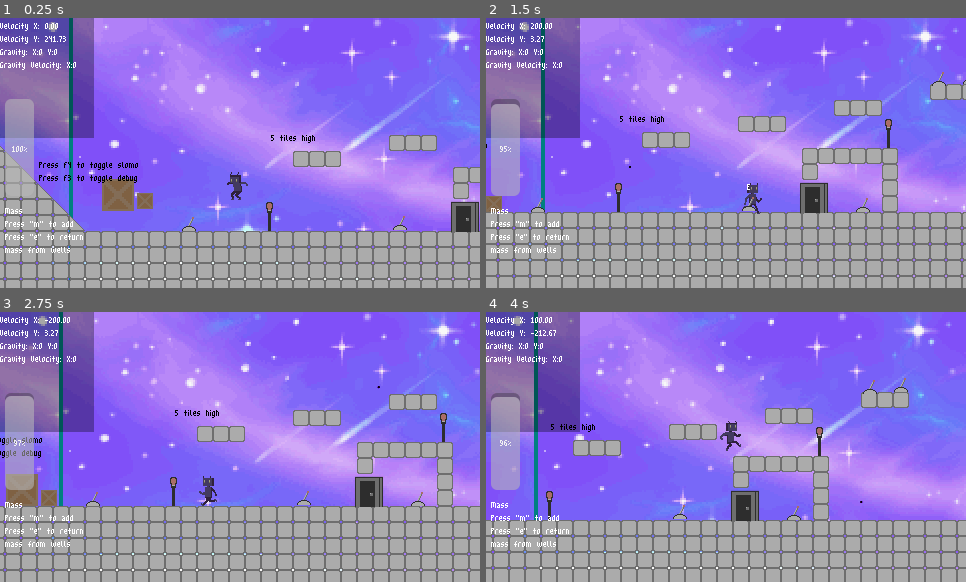
Above: before the commit, frames 1-4 (two rows, left to right).
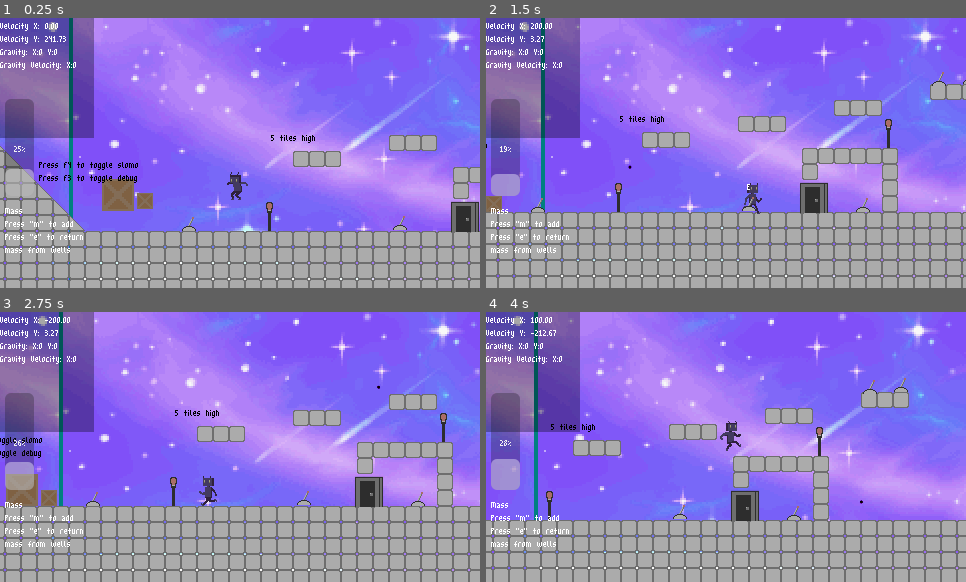
Above: after the commit, the same moments.

Repository: Moogen/Game-Off-2023
Game: Godot game, scene res://Scenes/Main_Scene.tscn
Same seed, same stepped clock (60 frames per second), same inputs: the game is played once before the commit and once after it.
Inputs (mouse positions are in pixels of both pictures, inside the frame that each line leads up to):
- Up to frame 1 (0.25 s): no input
- Up to frame 2 (1.5 s): tap M (ui_add_mass) at 0.5, 0.8, 1.25, 1.35 s; move the mouse to (534, 77) at 0.52 s; hold Right (ui_right) from 0.53 s (still down); tap R (delete_wells) at 0.6 s; click (534, 77) at 0.67 s; tap Enter (ui_accept) at 0.77 s; move the mouse to (630, 166) at 1.27 s; click (630, 166) at 1.42 s
- Up to frame 3 (2.75 s): tap Enter (ui_accept) at 1.52 s; tap R (delete_wells) at 1.55, 2.1 s; tap M (ui_add_mass) at 2, 2.3 s; move the mouse to (288, 387) at 2.02 s; release Right (ui_right) at 2.03 s; hold Left (ui_left) from 2.03 s (still down); click (288, 387) at 2.17 s
- Up to frame 4 (4 s): tap M (ui_add_mass) at 2.75, 3.5, 3.6 s; move the mouse to (702, 501) at 2.77 s; release Left (ui_left) at 2.78 s; hold Right (ui_right) from 2.78 s (still down); tap E (interact) at 2.85 s; click (702, 501) at 2.92 s; tap Enter (ui_accept) at 3.02, 3.77 s; tap R (delete_wells) at 3.05 s; move the mouse to (870, 487) at 3.52 s; click (870, 487) at 3.67 s

The runs differ from the first frame. In frame 1, 1.6% of the frame differs, in the area x 1-8%, y 30-58%; in frame 2, 1.6%, in the area x 1-31%, y 31-60%; in frame 3, 1.5%; in frame 4, 1.4%.

Commit message:
Fixed some bugs with spawning wells

Diff:
--- a/GodotRepo/Scripts/GravityBar.gd
+++ b/GodotRepo/Scripts/GravityBar.gd
@@ -1,7 +1,7 @@
 extends Node2D
 
 var max_mass = 100;
-var cur_mass = 100;
+var cur_mass = 25;
 
 @onready var mass_bar : ProgressBar = $MassBar;
 
@@ -22,7 +22,6 @@
     pass
 
 func modify_mass(massToAdd: int):
-    print(massToAdd)
     if(cur_mass + massToAdd <= max_mass && cur_mass + massToAdd >= 0):
         cur_mass += massToAdd
     elif(cur_mass + massToAdd > max_mass):
--- a/GodotRepo/Scripts/GravityWell.gd
+++ b/GodotRepo/Scripts/GravityWell.gd
@@ -15,7 +15,7 @@
 const sprite_scale      : float = 0.025*4
 #const particle_disappear_coeff  : float = 0.015
 const particle_ammount_coef     : float = 100
-const particle_dying_coef       : float = 50
+const particle_dying_coef       : float = 1
 const particle_center_size      : float = 83/2
 const mass_particle_gravity     : float = 250 #controls the force at which the mass particles are attracted to the player
 const well_dying_timer : float = 1000 #lose 1 tick of mass on the well per second
@@ -24,18 +24,22 @@
 
 var click_time = 0
 var mass_cost = 0
-
+var return_dying_mass = false
 var mass_return_anim_time = 10
 var timer
 var well_active
 @onready var template_particle_emitter : GPUParticles2D = $MassParticles
+
 var particle_emitter : GPUParticles2D
 var gravity_bar
+var mass_returned
 # Called when the node enters the scene tree for the first time.
 func _ready():
     print("Supermassive black hole")
     gravity_bar=get_node("../../CanvasLayer/GravityBar")
+    add_to_group("Gravity Well Group")
     well_active = true
+    mass_returned = false
     timer = Time.get_ticks_msec()
     set_size(0,0)
     particle_emitter = template_particle_emitter.duplicate(true)
@@ -43,6 +47,8 @@
     #grav_area.connect("body_entered", self._on_body_entered)
     grav_area.connect("body_exited", self._on_body_exited)
     particle_emitter.process_material.set_shader_parameter("attractor_str", mass_particle_gravity)
+    if(return_dying_mass):
+        lose_mass(well_dying_val)
     pass # Replace with function body.
 
 # Called every frame. 'delta' is the elapsed time since the previous frame.
@@ -54,11 +60,13 @@
         timer = Time.get_ticks_msec()
         mass_cost -= well_dying_val
         click_time -= well_dying_val
-        lose_mass(well_dying_val)
         set_size(click_time, mass_cost)
-        gravity_bar.modify_mass(well_dying_val)
+        if(return_dying_mass):
+            gravity_bar.modify_mass(well_dying_val)
+
         if(mass_cost == 0):
-            remove_gravity()
+            remove_gravity() #somehow this needs to be removed from the wells list?
+            #maybe the wells collection should just be a group
 
     #if we overlap with the player, apply gravity to them
     for body in grav_area.get_overlapping_bodies():
@@ -66,25 +74,30 @@
             body.set_influence(grav_area.gravity*5, self.global_position, grav_center_shape.shape.radius)
     pass
 
+
 func remove_gravity():
-    set_particles_size()
-    well_active = false
-    grav_area.gravity_space_override = Area2D.SPACE_OVERRIDE_DISABLED
-    grav_area.linear_damp_space_override = Area2D.SPACE_OVERRIDE_DISABLED
-    grav_center_area.gravity_space_override = Area2D.SPACE_OVERRIDE_DISABLED
-    grav_center_area.linear_damp_space_override = Area2D.SPACE_OVERRIDE_DISABLED
-    remove_child(grav_center_area)
-    remove_child(grav_area)
+    if mass_returned == false: # prevent the player from returning mass multiple times
+        set_particles_size()
+        well_active = false
+        grav_area.gravity_space_override = Area2D.SPACE_OVERRIDE_DISABLED
+        grav_area.linear_damp_space_override = Area2D.SPACE_OVERRIDE_DISABLED
+        grav_center_area.gravity_space_override = Area2D.SPACE_OVERRIDE_DISABLED
+        grav_center_area.linear_damp_space_override = Area2D.SPACE_OVERRIDE_DISABLED
+        remove_child(grav_center_area)
+        remove_child(grav_area)
+        particle_emitter.explosiveness = 1
+        blackhole_sprite.visible = false
+    #check if we overlap from the player and remove any gravity affects
+        for body in grav_area.get_overlapping_bodies():
+            if body is Player:
+                body.set_influence(0, self.global_position, 0)
 
-    blackhole_sprite.visible = false
-#check if we overlap from the player and remove any gravity affects
-    for body in grav_area.get_overlapping_bodies():
-        if body is Player:
-            body.set_influence(0, self.global_position, 0)
-
-    particle_emitter.one_shot = true
-    particle_emitter.visibility_rect.grow(25)  #programatically adjust this rect
-    particle_emitter.emitting = true
+        particle_emitter.one_shot = true
+        particle_emitter.visibility_rect.grow(25)  #programatically adjust this rect
+        particle_emitter.emitting = true
+        print("returning well of size %d", mass_cost)
+        gravity_bar.modify_mass(mass_cost)
+        mass_returned = true
 
     pass
 
@@ -93,6 +106,7 @@
     particle_emitter.amount = 0 #this is a janky way to activate the emitter on tick
     particle_emitter.process_material.set_shader_parameter("emission_sphere_radius", particle_center_size * click_timer_scale * click_time)  #use the same math as center size
     particle_emitter.amount = lost_mass * particle_dying_coef
+    particle_emitter.explosiveness = 0
     particle_emitter.emitting = true
     particle_emitter.one_shot = false
     pass
--- a/GodotRepo/Scripts/click_create.gd
+++ b/GodotRepo/Scripts/click_create.gd
@@ -48,11 +48,13 @@
                 gravity_bar.spend_mass(1)
                 well_size += 1
                 mass_cost += 1
+
                 spawning_well.set_size(well_size, mass_cost)
             else:
                 #out of mass, so we place the well
                 well_spawning_flag = 0
-                all_wells.append(spawning_well)
+                print("creating well of size %d", well_size)
+                #all_wells.append(spawning_well)
                 print("Out of mass to add")
 
 
@@ -75,46 +77,53 @@
 func _input(event: InputEvent) -> void:
 
     if Input.is_action_just_pressed('delete_wells'):
-        var temp_wells = all_wells.duplicate()
-        #so that we're not iterating through an array that is actively being deleted create a temp
+        # Get all objects in the "Gravity Well Group".
+        var wells_in_group = get_tree().get_nodes_in_group("Gravity Well Group")
 
-        for well in temp_wells: #search the temp array for all wells
-            gravity_bar.modify_mass(well.get_mass()) #remove the wells and return them to the player
-            well.remove_gravity()
-            #remove_child(well)
-            all_wells.erase(well)
+        # Iterate through each well in the group.
+        for well in wells_in_group:
+        # Ensure the well is not null and has a 'remove_gravity' method.
+            if well and well.has_method("remove_gravity"):
+                # Delete (free) the well.()
+                well.remove_gravity()
+
+
+
 
     if event is InputEventMouseButton and gravity_createable:
         # Right click deletes
 
         if event.button_index == MOUSE_BUTTON_RIGHT and event.is_released():
+            # Get all objects in the "Gravity Well Group".
+            var wells_in_group = get_tree().get_nodes_in_group("Gravity Well Group")
 
-            for well in all_wells:
-                # Look I know this is complicated, and I'm sorry
-                # We're comparing the click position against each well position, but because click position
-                # is adjusted by player movement we must adjust our calculation accordingly
+            for well in wells_in_group:
 
+                #See if the player clicks near the well
                 if (get_global_mouse_position().distance_to(well.position) < delete_distance):
-                    gravity_bar.modify_mass(well.get_mass())
-                    well.remove_gravity()
-                    #remove_child(well)
-                    all_wells.erase(well)
-                else:
-                    #probably we want to trigger a failure noise here
+                    # Ensure the well is not null and has a 'remove_gravity' method.
+                    if well and well.has_method("remove_gravity"):
+                    # Delete (free) the well.()
+                        well.remove_gravity()
+                    else:
+                        #probably we want to trigger a failure noise here
+                        print("failed to delete any wells")
                     pass
             pass
 
         # Left click creates
         if event.button_index == MOUSE_BUTTON_LEFT and event.is_pressed():
             # Start a timer to start figuring out the size of the black hole
-            timer = Time.get_ticks_msec()
-            spawning_well = gravity_well_template.instantiate().duplicate()
-            add_child(spawning_well)
-            mass_cost = 0
-            well_spawning_flag = 1
-            well_size = 0
+           if(gravity_bar.has_mass(1)):
+                gravity_bar.spend_mass(1)
+                well_size = 1
+                mass_cost = 1
+                spawning_well = gravity_well_template.instantiate().duplicate()
+                add_child(spawning_well)
+                well_spawning_flag = 1
+
         elif event.button_index == MOUSE_BUTTON_LEFT and event.is_released() and (all_wells.size() < max_wells):
-            all_wells.append(spawning_well)
+            #all_wells.append(spawning_well)
             well_spawning_flag = 0
 
 
Not shown: 2 places in GodotRepo/Scenes/crate.tscn that only renumber resources
Not shown: 2 places in GodotRepo/Scenes/gravity_well.tscn that only renumber resources
